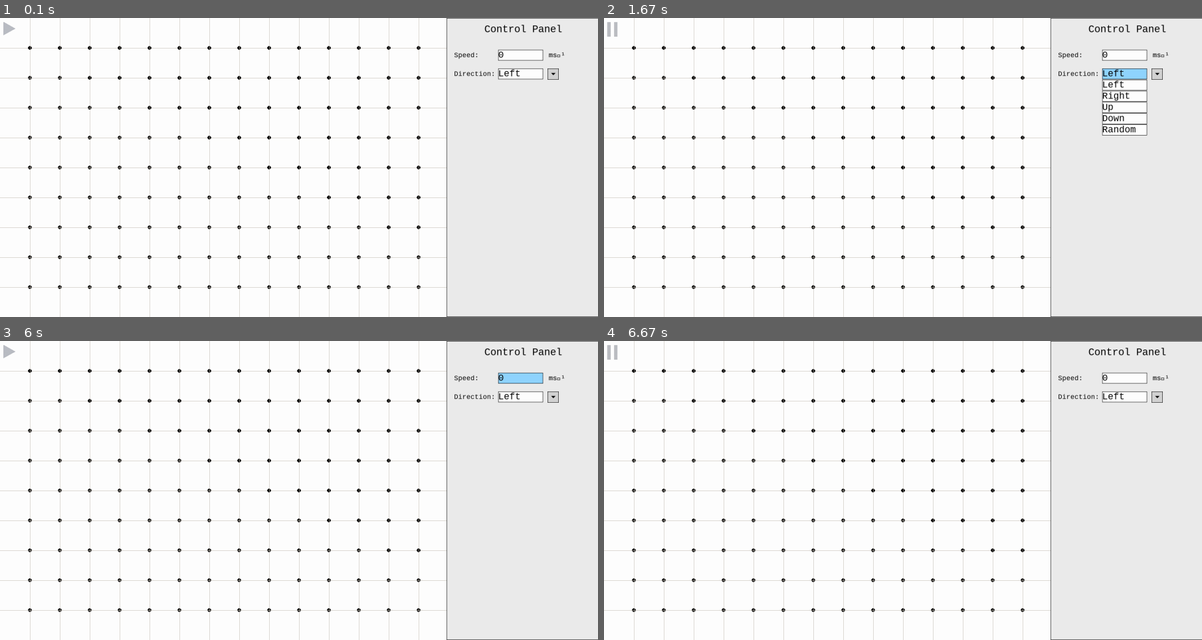
Above: before the commit, frames 1-4 (two rows, left to right).
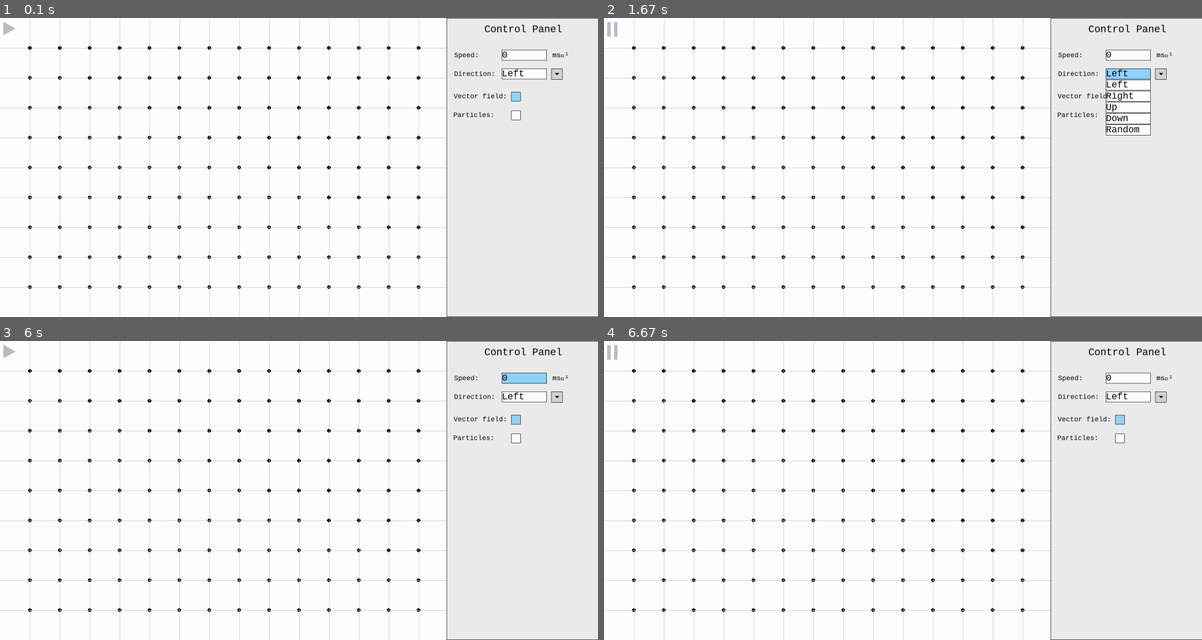
Above: after the commit, the same moments.

Repository: mrgreenlid/Fluids
Game: pygame game, started from main.py
Same seed, same stepped clock (60 frames per second), same inputs: the game is played once before the commit and once after it.
Inputs (mouse positions are in pixels of both pictures, inside the frame that each line leads up to):
- Up to frame 1 (0.1 s): no input
- Up to frame 2 (1.67 s): click (1118, 113) at 0.38 s; tap Space at 0.67 s; click (1118, 95) at 1.05 s; click (1160, 74) at 1.38 s
- Up to frame 3 (6 s): click (310, 388) at 1.72 s; click (11, 355) at 2.05 s; tap C at 2.33, 5.4 s; click (11, 355) at 2.72 s; click (11, 355) at 4.05 s; click "0" at 5.78 s
- Up to frame 4 (6.67 s): click (723, 601) at 6.12 s; tap Space at 6.47 s

The runs differ from the first frame. In frame 1, 0.4% of the frame differs, in the area x 75-95%, y 10-35%; in frame 2, 0.8%, in the area x 75-95%, y 10-40%; in frame 3, 0.4%; in frame 4, 0.4%.

Commit message:
Control to vector field display

Diff:
--- a/algorithms.py
+++ b/algorithms.py
@@ -1,5 +1,11 @@
 import pygame
 import numpy as np
+
+class Output:
+    class_type = "output"
+
+class Input:
+    class_type = "input"
 
 def tapping(event : pygame.event.Event):
     """Checks for tapping"""
--- a/fluid.py
+++ b/fluid.py
@@ -3,16 +3,15 @@
 from typing import List
 from algorithms import *
 
+
 class velocityFunction:
     def __init__(self):
         return
 
-
-
-
-class VectorField:
+class VectorField(Output):
+    class_type = "output"
     __grid_colour =  "#C7C1B8"
-    def __init__(self, window : pygame.surface.Surface, rows : int, key_bind : str, display : bool = False):
+    def __init__(self, window : pygame.surface.Surface, rows : int, variable : str, display : bool = False):
         """Creates a vector field to be displayed and store data"""
         self.__window = window
         self.__rows = rows
@@ -21,7 +20,7 @@
         self.__line_height = window.get_height()
         self.__grid_line_interval = self.__line_height // self.__rows
 
-        self.__key_bind = pygame.key.key_code(key_bind)
+        self.__variable = variable
         self.__display = display
 
     def __drawVector(self, tail_x : int, tail_y : int):
@@ -30,7 +29,6 @@
     def place(self):
         """Draws the vector field"""
         if self.__display:
-
             # Draws vector field grid and sets up vector arrows
             height = width = self.__grid_line_interval
             for row in range(self.__rows):
@@ -44,19 +42,17 @@
                     pygame.draw.line(self.__window, self.__grid_colour, (width, 0), (width, self.__line_height))
                     width += self.__grid_line_interval
 
+    def getVariable(self):
+        """Returns associated variable"""
+        return self.__variable
 
-    def checkInteract(self, event : pygame.event.Event, keys : List[bool]):
-        if self.__key_bind:
-            if typing(event):
-                if keys[self.__key_bind]:
-                    self.__display = toggleVariable(self.__display)
-
-
+    def setValue(self, value):
+        """Changes variable value"""
+        self.__display = value
 
 
 class Particle(pygame.sprite.Sprite):
     def __init__(self,):
-
         return
 
 class Body(pygame.sprite.Sprite):
--- a/interface.py
+++ b/interface.py
@@ -1,6 +1,7 @@
 import pygame
 from algorithms import *
 from typing import Tuple, List
+
 
 class Box:
     def __init__(self, window : pygame.surface.Surface, x : int, y : int, width : int, height : int, colour : str):
@@ -39,7 +40,7 @@
         self._window.blit(self._font.render(*self._render_arguments), self._rect)
 
 
-class Entry(Label):
+class Entry(Label, Input):
     _inactive_colour = "#FFFFFF"
     _active_colour = "#90D5FF"
 
@@ -140,7 +141,7 @@
         return None
 
 
-class Dropdown(Entry):
+class Dropdown(Entry, Input):
     def __init__(self, window : pygame.surface.Surface, x : int, y : int, options : Tuple[str], variable : str, datatype : type):
         """Creates dropdown box to be placed on screen"""
         super().__init__(window, x, y, options[0], variable, datatype)
@@ -188,58 +189,94 @@
                     self._antiClick()
 
 
-class Checkbox:
-    __inactive_colour = "#FFFFFF"
-    __active_colour = "#90D5FF"
-
+class Checkbox(Input):
+    _inactive_colour = "#FFFFFF"
+    _active_colour = "#90D5FF"
     def __init__(self, window : pygame.surface.Surface, x : int, y : int, variable : str):
         """Creates checkbox to be placed on screen"""
-        self.__window = window
-
-        self.__variable = variable
-
-        self.__state = False
-        self.__bg = self.__inactive_colour
-
-
-        self.__rect = pygame.Rect(0, 0, 25, 25)
-        self.__rect.center = (x, y)
+        self._window = window
+        self._variable = variable
+        self._state = False
+        self._bg = self._inactive_colour
+        self._rect = pygame.Rect(0, 0, 25, 25)
+        self._rect.center = (x, y)
 
     def place(self):
         """Draws checkbox, with border"""
-        pygame.draw.rect(self.__window, self.__bg, self.__rect)
-        pygame.draw.rect(self.__window, "#000000", self.__rect, 1)
-
-    def __click(self):
+        pygame.draw.rect(self._window, self._bg, self._rect)
+        pygame.draw.rect(self._window, "#000000", self._rect, 1)
+
+    def _click(self):
         """Changes box to active colours"""
-        self.__bg = self.__active_colour
-        self.__state = True
-
-    def __antiClick(self):
+        self._bg = self._active_colour
+        self._state = True
+
+    def _antiClick(self):
         """Changes box to inactive colours"""
-        self.__bg = self.__inactive_colour
-        self.__state = False
+        self._bg = self._inactive_colour
+        self._state = False
 
     def checkInteract(self, event : pygame.event.Event):
         """Checks for interactions"""
         if tapping(event):
-            if self.__rect.collidepoint(*pygame.mouse.get_pos()[:2]):
-                if self.__state:
-                    self.__antiClick()
+            if self._rect.collidepoint(*pygame.mouse.get_pos()[:2]):
+                if self._state:
+                    self._antiClick()
                 else:
-                    self.__click()
-
+                    self._click()
 
     def getVariable(self):
         """Returns associated variable"""
-        return self.__variable
+        return self._variable
 
     def getValue(self):
         """Returns value"""
-        return self.__state
-
-
-class Button:
+        return self._state
+
+
+class DoubleCheckbox(Checkbox):
+    def __init__(self, window : pygame.surface.Surface, x : int, y : int, x_displacement : int, y_displacement, variable : str):
+        """Creates pair of linked checkboxes to be placed on screen"""
+        super().__init__(window, x, y, variable)
+        self.__rect2 = self._rect.copy()
+        self.__rect2.centerx  += x_displacement
+        self.__rect2.centery +=  y_displacement
+        self.__bg2 = self._inactive_colour
+        self._bg = self._active_colour
+        self._state = True
+
+    def place(self):
+        """Draws checkboxs, with border"""
+        super().place()
+        pygame.draw.rect(self._window, self.__bg2, self.__rect2)
+        pygame.draw.rect(self._window, "#000000", self.__rect2, 1)
+
+    def _click(self):
+        """Changes appropriate box colours"""
+        self._bg = self._active_colour
+        self.__bg2 = self._inactive_colour
+        self._state = True
+
+    def _antiClick(self):
+        """Changes appropriate box colours"""
+        self._bg = self._inactive_colour
+        self.__bg2 = self._active_colour
+        self._state = False
+
+    def checkInteract(self, event : pygame.event.Event):
+        """Checks for interactions"""
+        if tapping(event):
+            if self._rect.collidepoint(*pygame.mouse.get_pos()[:2]):
+                self._click()
+            elif self.__rect2.collidepoint(*pygame.mouse.get_pos()[:2]):
+                self._antiClick()
+
+
+
+
+
+
+class Button(Input):
     def __init__(self, window : pygame.surface.Surface, x : int, y : int, variable : str, path_1 : str, path_2 : str, scale_factor_1 : Tuple[int] = None, scale_factor_2 : Tuple[int] = None, key_bind : str = None):
         """Creates button to be placed on screen"""
         self.__window = window
--- a/main.py
+++ b/main.py
@@ -23,30 +23,34 @@
 variables = {"tank":True,
              "control_active":True,
              "flow":False,
-             "show_grid":True,
-             "speed":0,
+             "show_field":True,
+             "speed":0.0,
              "direction":"left"}
 
 
 # Instantiates control panel components
 control_panel = ui.Box(screen, SCREEN_WIDTH-180, SCREEN_HEIGHT/2, 450, SCREEN_HEIGHT, ui_bg)
 control_panel_title = ui.Label(screen, SCREEN_WIDTH-200, 30, "Control Panel", 30, ui_bg)
-
 speed_label = ui.Label(screen, SCREEN_WIDTH-352, 100, "Speed:", 20, ui_bg)
-speed_box = ui.Entry(screen, SCREEN_WIDTH-260, 99, 0, "speed", float, 25)
-speed_unit_label = ui.Label(screen, SCREEN_WIDTH-110, 100,"ms\u207B\u00B9", 21, ui_bg)
-
+speed_box = ui.Entry(screen, SCREEN_WIDTH-250, 99, 0, "speed", float)
+speed_unit_label = ui.Label(screen, SCREEN_WIDTH-100, 100,"ms\u207B\u00B9", 21, ui_bg)
 direction_label = ui.Label(screen, SCREEN_WIDTH-330, 150, "Direction:", 20, ui_bg)
-direction_dropdown = ui.Dropdown(screen, SCREEN_WIDTH-260, 149, ("Left", "Right", "Up", "Down", "Random"), "direction", str)
+direction_dropdown = ui.Dropdown(screen, SCREEN_WIDTH-250, 149, ("Left", "Right", "Up", "Down", "Random"), "direction", str)
 
 
-control_objects = (control_panel, control_panel_title, speed_label, speed_box, speed_unit_label, direction_label, direction_dropdown)
-control_interactable = (speed_box, direction_dropdown)
+show_field_label = ui.Label(screen, SCREEN_WIDTH-315, 210, "Vector field:", 20, ui_bg)
+show_particle_label = ui.Label(screen, SCREEN_WIDTH-332, 260, "Particles:", 20, ui_bg )
+show_grid_doublecheckbox = ui.DoubleCheckbox(screen, SCREEN_WIDTH-220, 210, 0,50, "show_field")
+
+
+control_objects = (control_panel, control_panel_title, speed_label, speed_box, speed_unit_label, direction_label,
+                   show_grid_doublecheckbox, show_field_label, show_particle_label, direction_dropdown)
+control_interactable = (speed_box, direction_dropdown, show_grid_doublecheckbox)
 
 
 # Instantiates tank components
 flow_button = ui.Button(screen, 22, 30, "flow", "play_image.png", "pause_image.png", (0.2, 0.2), (0.2, 0.2), "space")
-vector_field = fluid.VectorField(screen, 10, "g", variables["show_grid"])
+vector_field = fluid.VectorField(screen, 10, "show_field", variables["show_field"])
 
 
 tank_objects = [vector_field, flow_button]
@@ -70,20 +74,17 @@
         if typing(event):
             if keys[pygame.K_c]:
                 variables["control_active"] = toggleVariable(variables["control_active"])
-            if keys[pygame.K_g]:
-                variables["show_grid"] = toggleVariable(variables["show_grid"])
-
-
 
         # Checks for interactions with different objects, depending
         if variables["tank"]:
             for obj in tank_interactable:
-                obj.checkInteract(event, keys)
                 if tapping(event) or typing(event):
-                    try:
+                    if obj.class_type == "input":
                         variables[obj.getVariable()] = obj.getValue()
-                    except AttributeError:
-                        pass
+                        obj.checkInteract(event, keys)
+                if obj.class_type == "output":
+                    obj.setValue(variables[obj.getVariable()])
+
 
         if variables["control_active"]:
             for obj in control_interactable:
@@ -91,10 +92,10 @@
                 if tapping(event) or (typing(event) and event.unicode == "\x0D"):
                     variables[obj.getVariable()] = obj.getValue()
 
-
     # Places objects, when relevant
-    for obj in tank_objects:
-        obj.place()
+    if variables["tank"]:
+        for obj in tank_objects:
+            obj.place()
 
     if variables["control_active"]:
         for obj in control_objects:
@@ -106,6 +107,6 @@
 
     # Keeps loop in time with the clock
     dt = clock.tick(60) / 1000
-
+    print(variables)
 
 pygame.quit()
